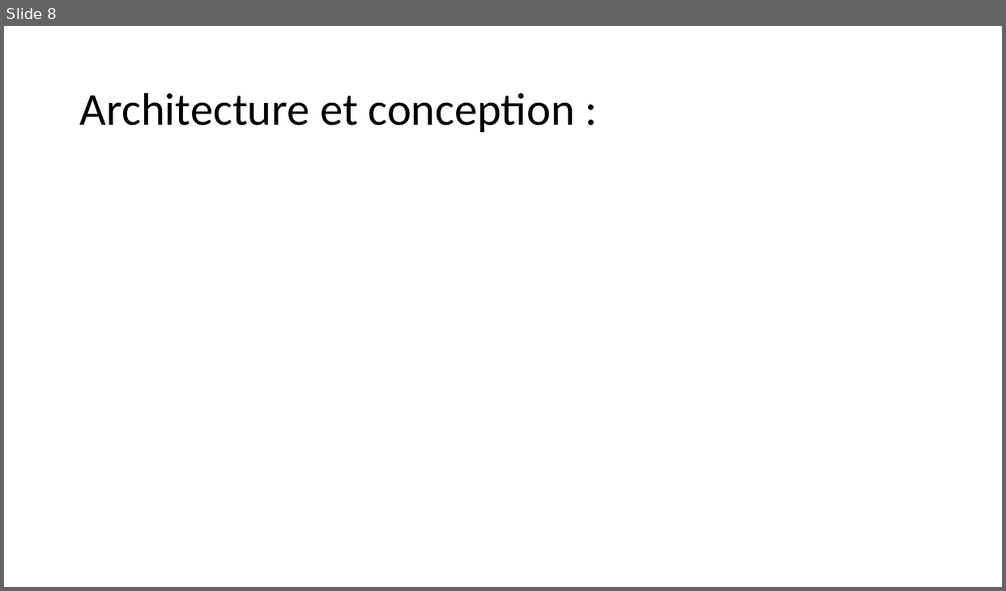
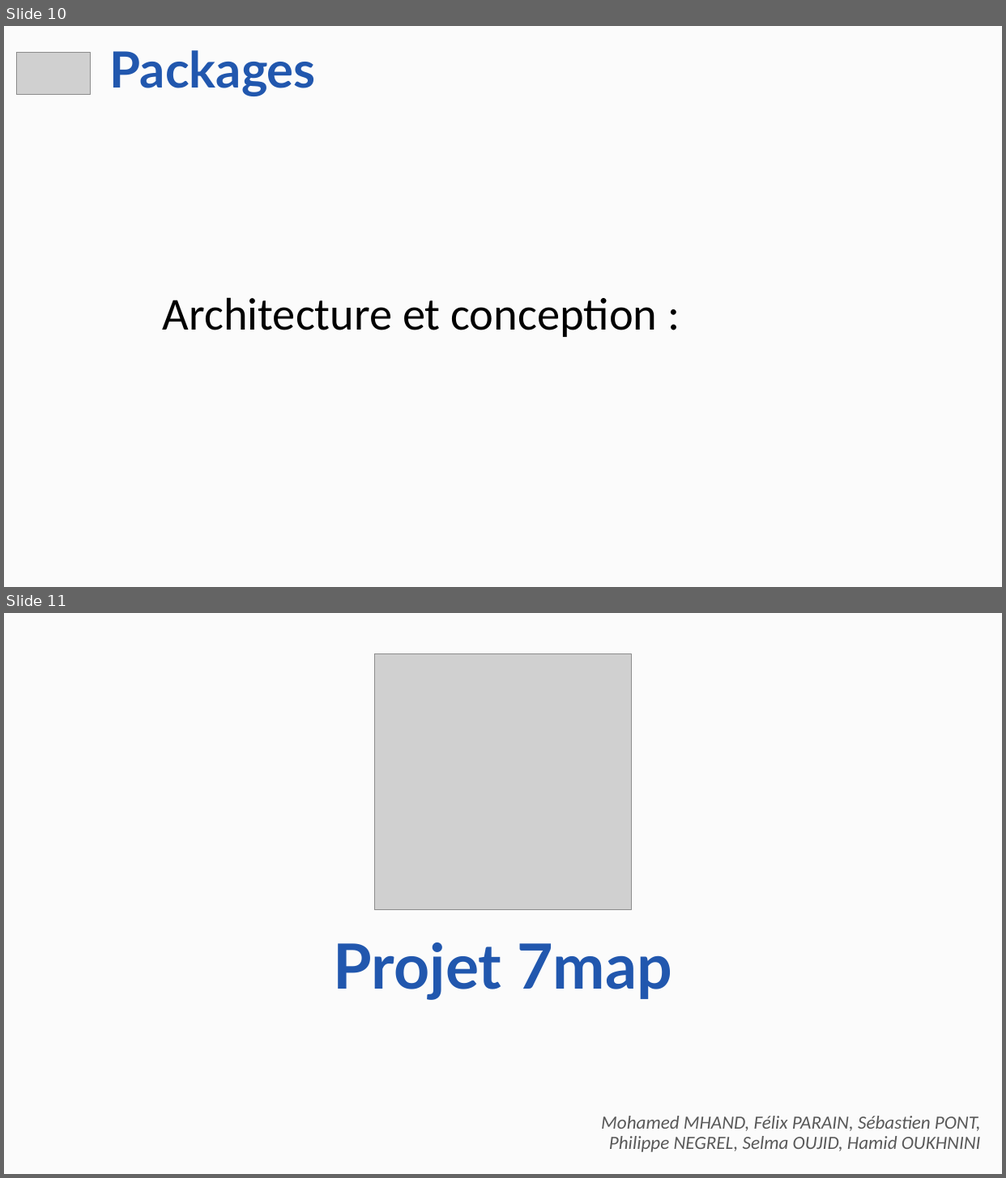
Before and after one commit to photonsquid/7map, a slide deck: doc/meetings/general/Projet_7map_final.pptx. Shown one above the other, each under a label of ours: slide 8 before the commit, slides 10 and 11 after it. The pictures are 1006x591 and 1006x1178 pixels, drawn with LibreOffice and Linux fonts; fonts in the diff are those of the drawing; grey boxes stand for pictures. Boxes give left, top, right and bottom in pixels: in the first picture for what was removed or moved away, otherwise in the second. Text is boxed around its words. In the diff, an @@ line names an element or a change of style, - is before the commit and + after.

```diff
--- a/doc/meetings/general/Projet_7map_final.pptx
+++ b/doc/meetings/general/Projet_7map_final.pptx
@@ slide 11 added at [4, 613, 1002, 1174], background #FBFBFB @@
@@ picture added at [374, 654, 632, 911] @@
@@ title added at [334, 943, 672, 1000], 60 pt, text #2157AE, bold @@
+Projet 7map
@@ subtitle added at [601, 1116, 981, 1152], 18 pt, text #595959, italic @@
+Mohamed MHAND, Félix PARAIN, Sébastien PONT, Philippe NEGREL, Selma OUJID, Hamid OUKHNINI
@@ what was slide 8 is now slide 10 @@
@@ slide 10 changed as well @@
@@ background #FFFFFF to #FBFBFB @@
@@ picture added at [17, 52, 90, 94] @@
@@ text added at [110, 50, 316, 96], 48 pt, text #2157AE, bold @@
+Packages
@@ title "Architecture et conception :": place and size @@
-title "Architecture et conception :" at [80, 92, 575, 132]
+title "Architecture et conception :" at [163, 297, 658, 337]
```
Also in this commit, not shown: 3 other slides changed, 6 other slides added, 4 slides removed, 7 other files.
